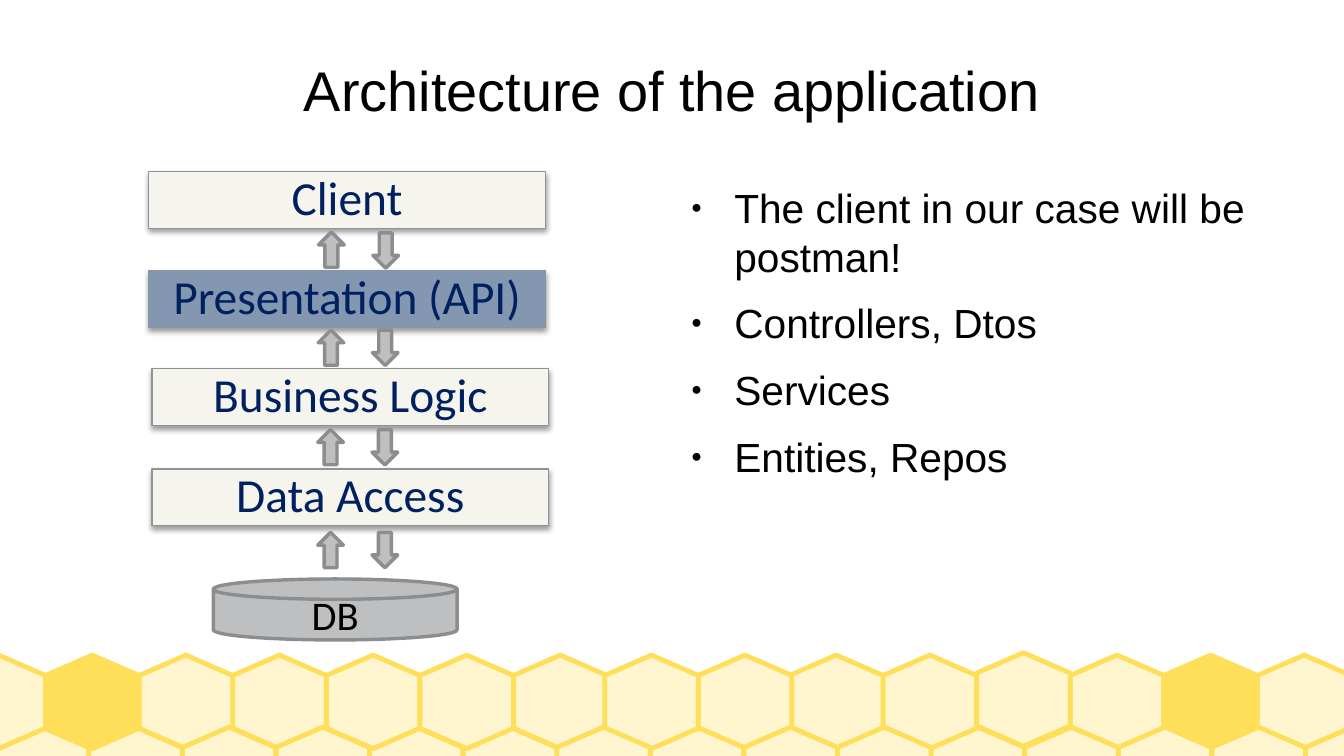
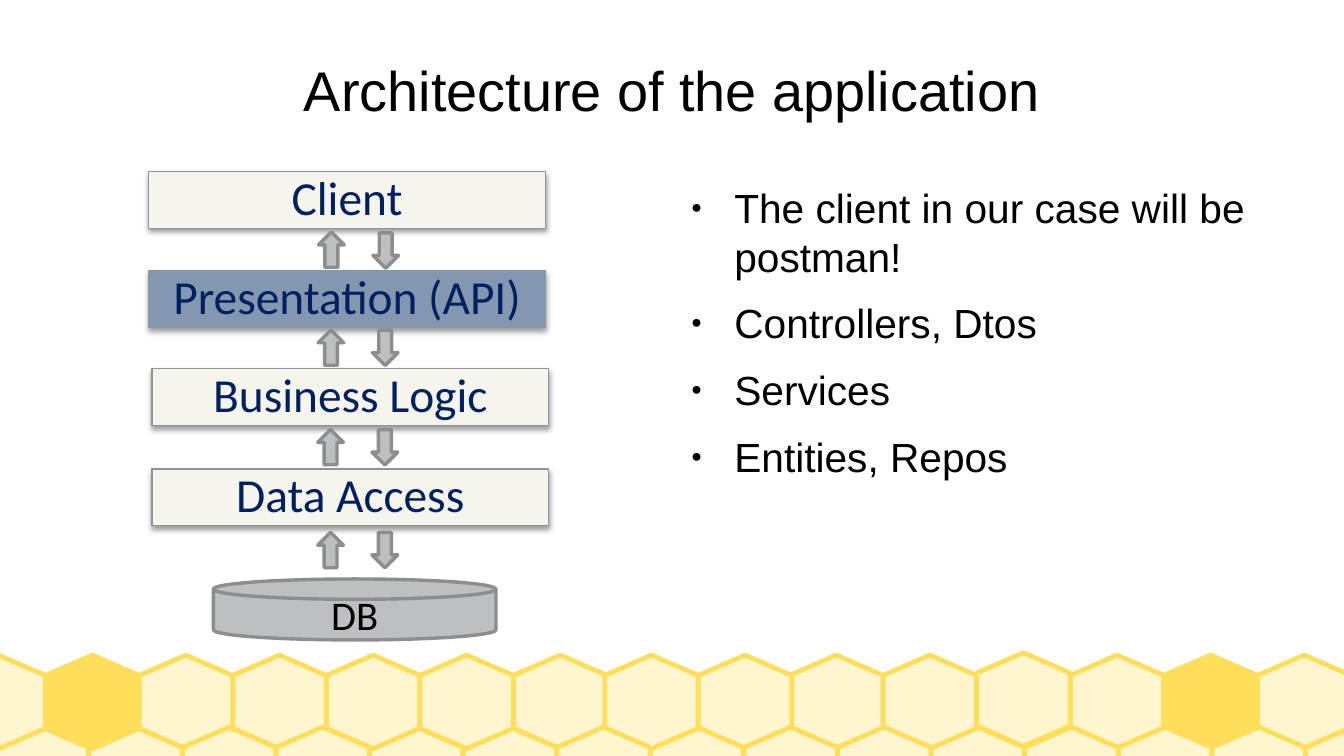
Before and after one commit to stonecoldtanya/Final-Project, a slide deck: slide 6 of checkers/fianl.pptx. Drawn at 1344x756 pixels with LibreOffice and Linux fonts; fonts in the diff are those of the drawing. Boxes give left, top, right and bottom in pixels: in the first picture for what was removed or moved away, otherwise in the second. Text is boxed around its words. In the diff, an @@ line names an element or a change of style, - is before the commit and + after.

```diff
--- a/checkers/fianl.pptx
+++ b/checkers/fianl.pptx
@@ cylinder "DB": place and size @@
-cylinder "DB" at bbox=[213, 579, 457, 640]
+cylinder "DB" at bbox=[213, 579, 496, 640]
```
Also in this commit, not shown: 1 other slide changed.
